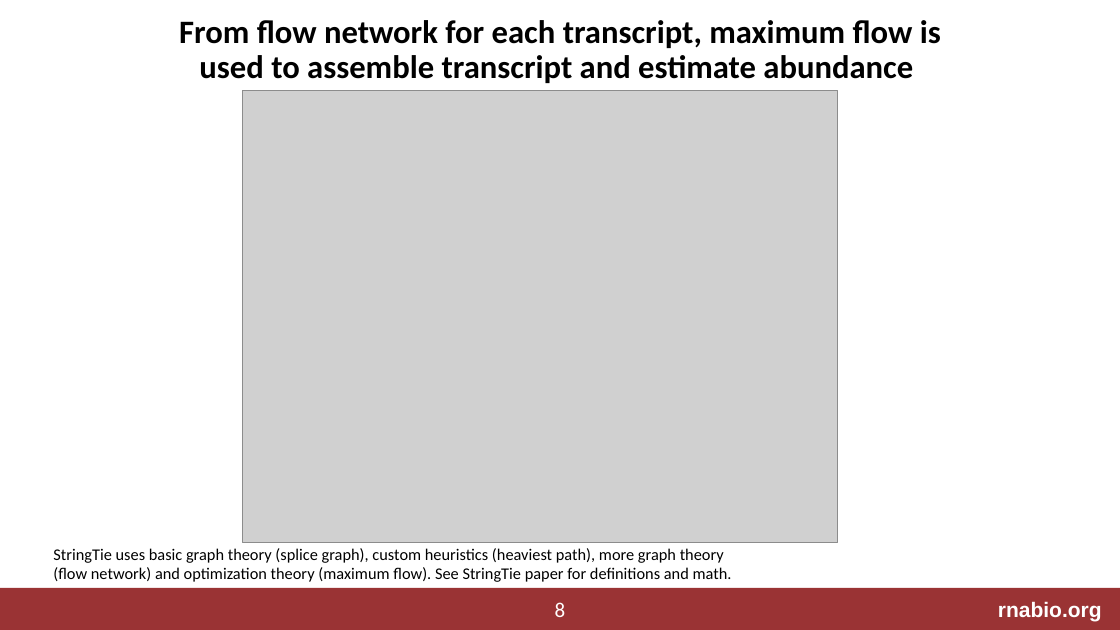
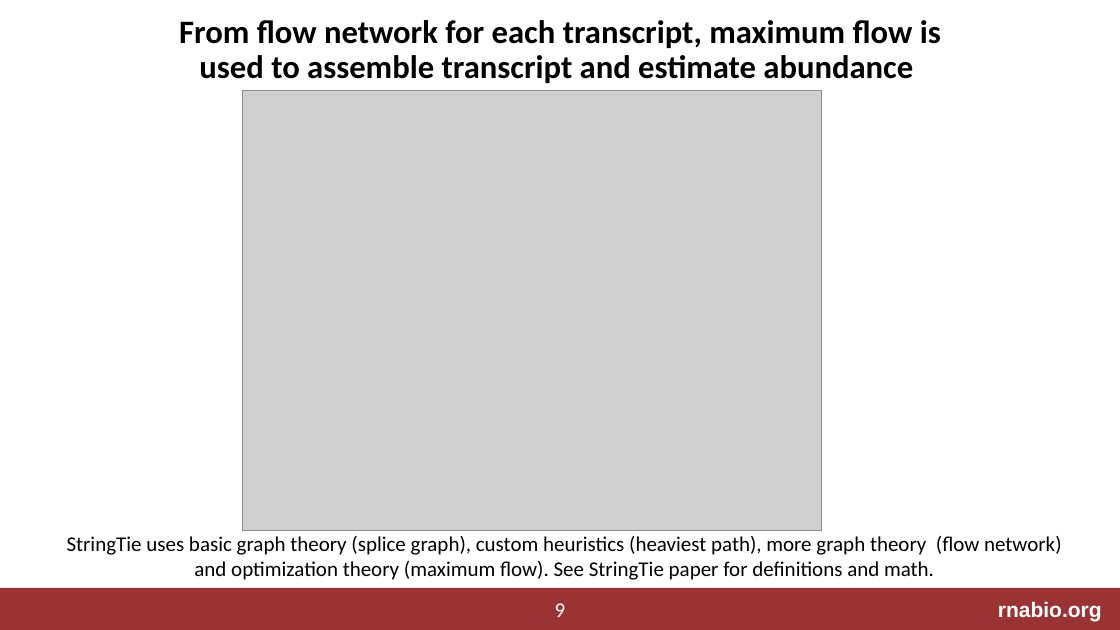
Before and after one commit to griffithlab/rnabio.org, a slide deck: slide 9 of assets/lectures/cshl/2023/full/RNASeq_Module3_AbundanceEstimation_DifferentialExpression.pptx (slide 8 before the commit). Drawn at 1120x630 pixels with LibreOffice and Linux fonts; fonts in the diff are those of the drawing; grey boxes stand for pictures. Boxes give left, top, right and bottom in pixels: in the first picture for what was removed or moved away, otherwise in the second. Text is boxed around its words. In the diff, an @@ line names an element or a change of style, - is before the commit and + after.

```diff
--- a/assets/lectures/cshl/2023/full/RNASeq_Module3_AbundanceEstimation_DifferentialExpression.pptx
+++ b/assets/lectures/cshl/2023/full/RNASeq_Module3_AbundanceEstimation_DifferentialExpression.pptx
@@ picture: place and size @@
-picture at [243, 90, 839, 543]
+picture at [243, 90, 822, 530]
@@ text "StringTie uses basic graph theory ...": place and size @@
-text "StringTie uses basic graph theory ..." at [53, 548, 732, 582]
+text "StringTie uses basic graph theory ..." at [67, 536, 1062, 580]
@@ text "StringTie uses basic graph theory ..." at [67, 536, 1062, 580]: size 14 to 18 pt; alignment left to centre @@
@@ page number at [555, 603, 566, 617]: text changed @@
-8
+9
```
Also in this commit, not shown: 3 other slides changed, 2 slides added, 7 other files.
